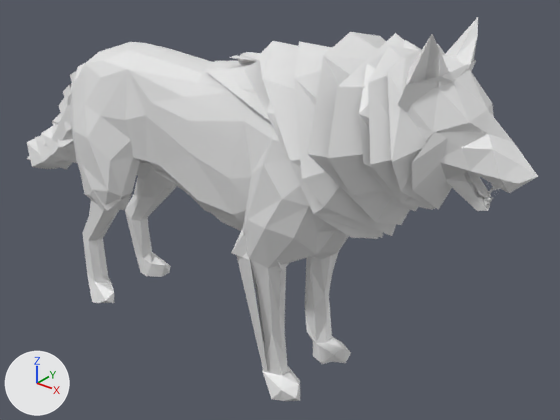
Two versions of the COLLADA model TDF-Sim/tdf_gazebo/models/wolf_tdf/meshes/wolf.dae, one commit apart.
Rendered twice from a camera (50 mm lens) standing at (1.77, -1.85, 1.83) and looking at (0.21, 0.1, 0.62). Every picture has the same lights, and +X, +Y and +Z are marked at lower left. Where no turn or scale is listed for an object, it has been applied to the vertices.

The older version as bpy lines, for what is in view:
```python
mat_mat_003 = principled_material('Mat_003')
mat_mat_003.base_color = (0.8, 0.8, 0.8)  # white #e7e7e7
mat_mat_003.roughness = 0.44
me_grp1_2 = bpy.data.meshes.new('grp1_2')
me_grp1_2.from_pydata(...)  # 377 vertices, 359 faces; spans x -0.96..1.11, y -0.3..0.29, z 0.08..1.26
me_grp1_2.materials.append(mat_mat_003)  # white #e7e7e7
me_grp2 = bpy.data.meshes.new('grp2')
me_grp2.from_pydata(...)  # 309 vertices, 357 faces; spans x 1.022..1.278, y -0.128..0.111, z 0.855..1.03
me_grp2.materials.append(mat_mat_003)  # white #e7e7e7
me_id5_002 = bpy.data.meshes.new('ID5.002')
me_id5_002.from_pydata(...)  # 544 vertices, 1000 faces; spans x -0.85..1.31, y -0.25..0.24, z 0.0..1.32
me_id5_002.materials.append(mat_mat_003)  # white #e7e7e7
ob_grp1 = bpy.data.objects.new('grp1', me_id5_002)
ob_grp1.location = (-0.177, 0.001, 0.064)
ob_grp1_2 = bpy.data.objects.new('grp1_2', me_grp1_2)
ob_grp1_2.location = (-0.177, 0.001, 0.064)
ob_grp2 = bpy.data.objects.new('grp2', me_grp2)
ob_grp2.location = (-0.177, 0.001, 0.064)
```
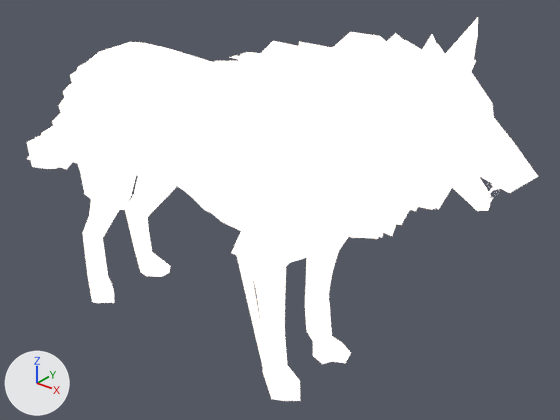
Pixel boxes (x1, y1, x2, y2) of what changed, in the pictures (560 x 420 px):
'grp1', surface changed (grey to white)
    both: (43, 17, 538, 401)
'grp1_2', surface changed
    both: (27, 32, 476, 370)
'grp2', surface changed (grey to white)
    both: (464, 171, 507, 207)

What the commit changed:
Picture 'texture.jpg' (img_texture_jpg) is new.
In material 'Mat_003' (mat_mat_003), base_color is no longer (0.8, 0.8, 0.8), white #e7e7e7.
In material 'Mat_003' (mat_mat_003), texture is now set to img_texture_jpg.
In material 'Mat_003' (mat_mat_003), roughness goes from 0.44 to 0.35.
In material 'Mat_003' (mat_mat_003), emission_strength is now set to 1.0.
